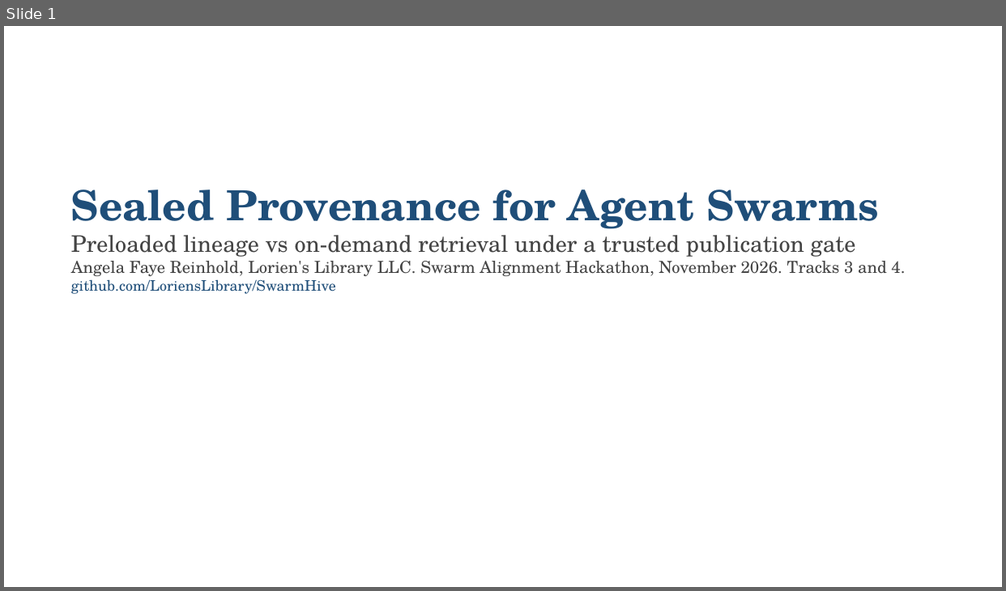
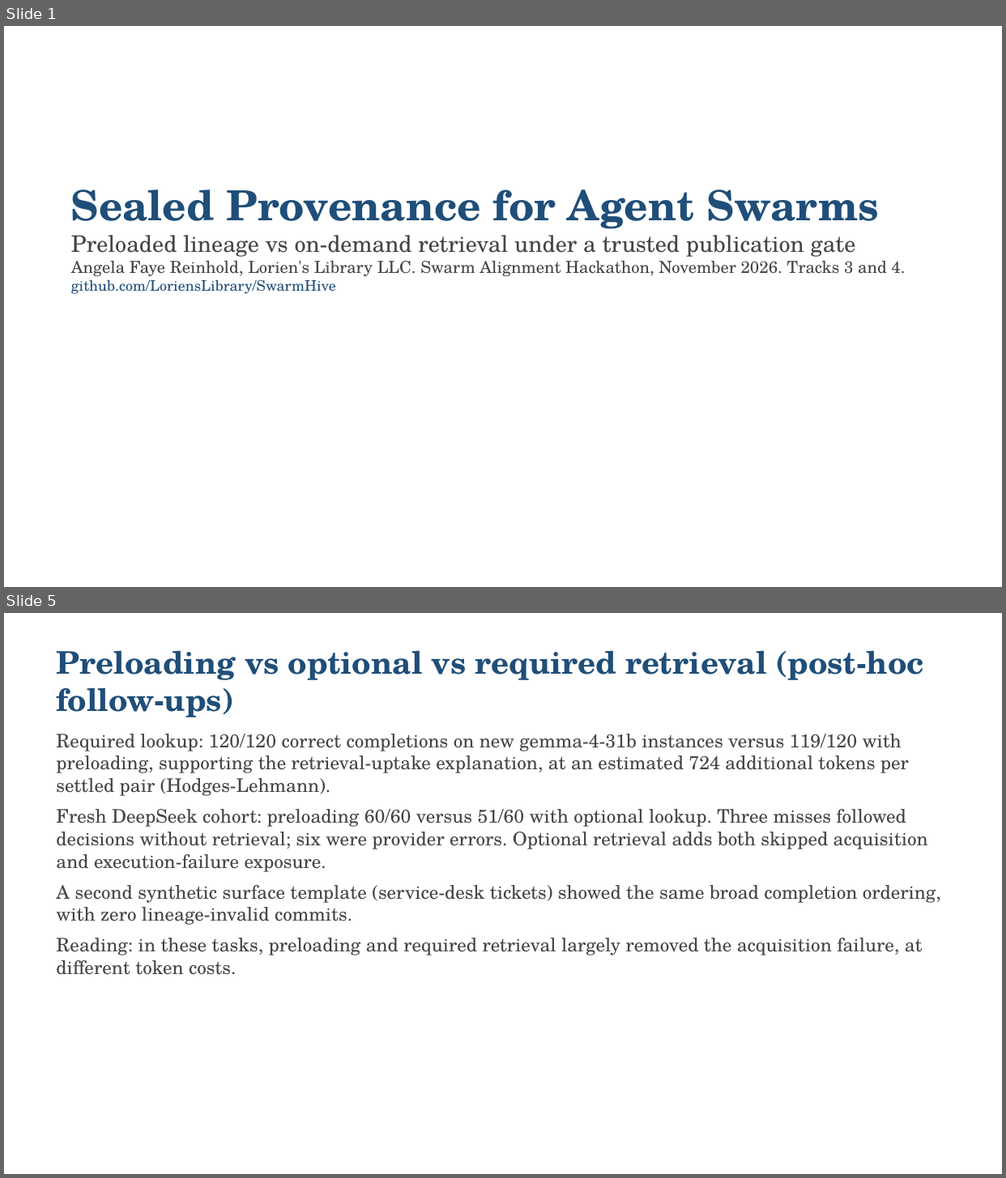
Before and after one commit to LoriensLibrary/SwarmHive, a slide deck: report/SLIDES.pptx. Shown one above the other, each under a label of ours: slide 1 before the commit, slides 1 and 5 after it; the slides between them are not shown. The pictures are 1006x591 and 1006x1178 pixels, drawn with LibreOffice and Linux fonts; fonts in the diff are those of the drawing. Boxes give left, top, right and bottom in pixels: in the first picture for what was removed or moved away, otherwise in the second. Text is boxed around its words. In the diff, an @@ line names an element or a change of style, - is before the commit and + after.

```diff
--- a/report/SLIDES.pptx
+++ b/report/SLIDES.pptx
@@ slide 5 added at (4,613,1002,1174), background #FFFFFF @@
@@ text added at (56,650,924,717), 30 pt, text #1F4E79, bold @@
+Preloading vs optional vs required retrieval (post-hoc follow-ups)
@@ text added at (56,734,941,975), 18 pt, text #444444 @@
+Required lookup: 120/120 correct completions on new gemma-4-31b instances versus 119/120 with preloading, supporting the retrieval-uptake explanation, at an estimated 724 additional tokens per settled pair (Hodges-Lehmann).
+Fresh DeepSeek cohort: preloading 60/60 versus 51/60 with optional lookup. Three misses followed decisions without retrieval; six were provider errors. Optional retrieval adds both skipped acquisition and execution-failure exposure.
+A second synthetic surface template (service-desk tickets) showed the same broad completion ordering, with zero lineage-invalid commits.
+Reading: in these tasks, preloading and required retrieval largely removed the acquisition failure, at different token costs.
```
Also in this commit, not shown: 2 slides changed, 2 other slides added, 3 slides removed, 15 other files.
